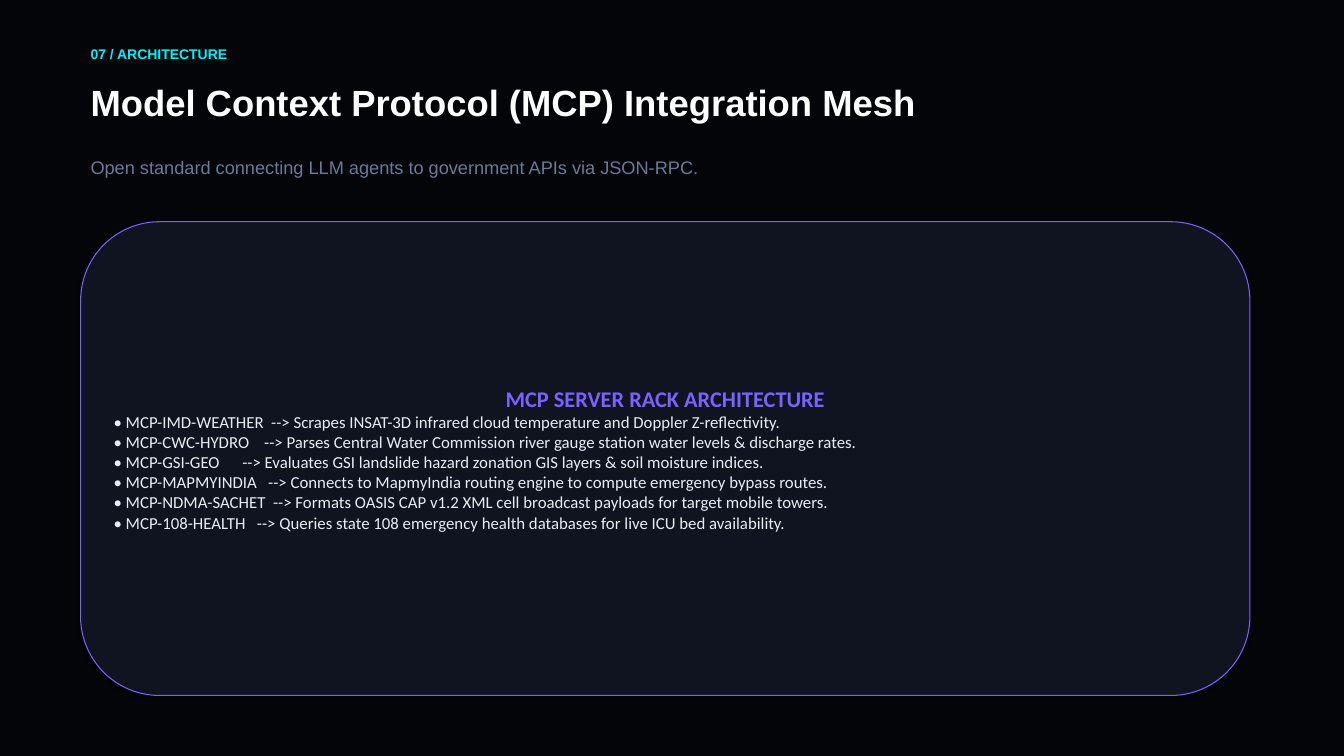
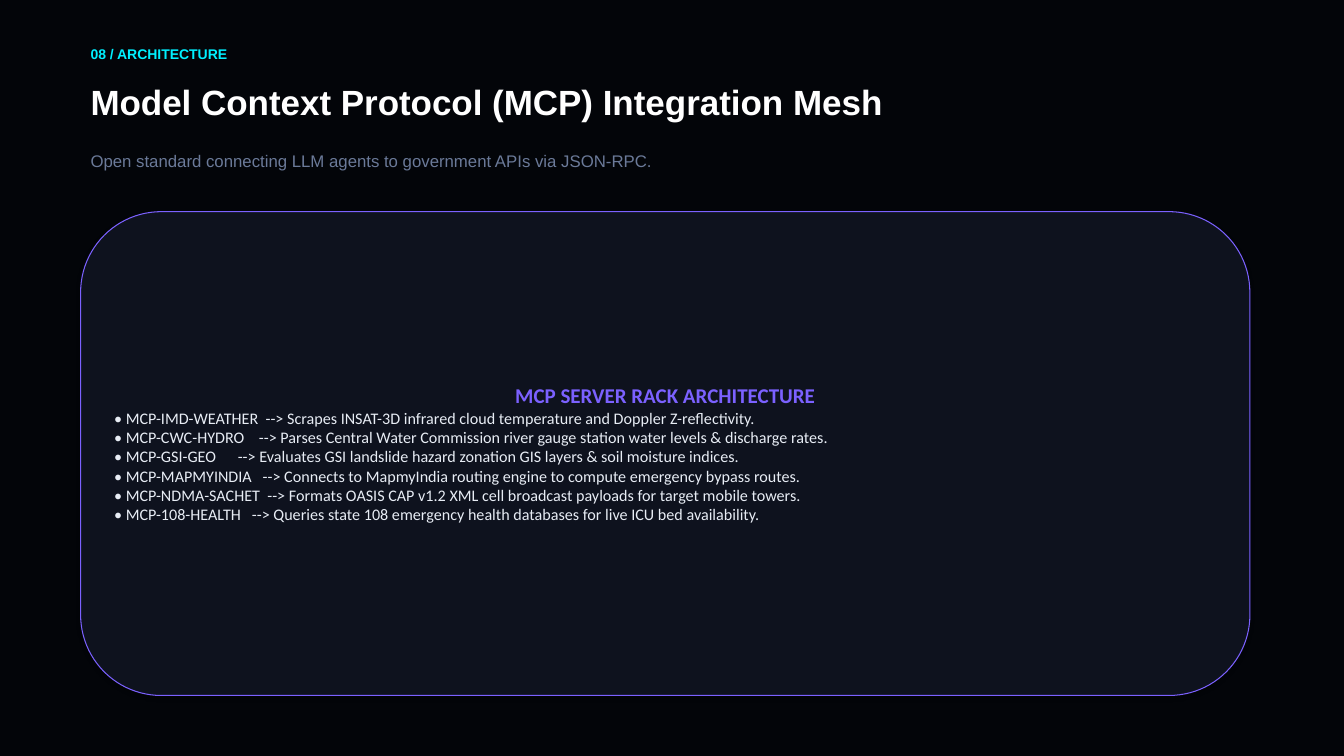
Before and after one commit to aksharsakhi/XNexus-CrisisOS, a slide deck: slide 8 of XNexus_CrisisOS_Presentation.pptx (slide 7 before the commit). Drawn at 1344x756 pixels with LibreOffice and Linux fonts; fonts in the diff are those of the drawing. Boxes give left, top, right and bottom in pixels: in the first picture for what was removed or moved away, otherwise in the second. Text is boxed around its words. In the diff, an @@ line names an element or a change of style, - is before the commit and + after.

Commit message:
Expand PowerPoint deck to Master 15-Slide presentation: added empirical metrics, mathematical formulas, FastMCP server code, LangGraph state engine code, PostGIS spatial queries, NDMA CAP XML, and historical disaster case studies

```diff
--- a/XNexus_CrisisOS_Presentation.pptx
+++ b/XNexus_CrisisOS_Presentation.pptx
@@ text at [91, 49, 227, 59]: text changed @@
-07 / ARCHITECTURE
+08 / ARCHITECTURE
@@ text "Model Context Protocol (MCP) Integration ..." at [91, 89, 882, 122]: size 26 to 25 pt @@
@@ text "Open standard connecting LLM agents ..." at [91, 155, 651, 171]: size 13 to 12 pt @@
@@ rounded rectangle "MCP SERVER RACK ARCHITECTURE": place and size @@
-rounded rectangle "MCP SERVER RACK ARCHITECTURE" at [81, 222, 1250, 696]
+rounded rectangle "MCP SERVER RACK ARCHITECTURE" at [81, 212, 1250, 696]
@@ rounded rectangle "MCP SERVER RACK ARCHITECTURE" at [81, 212, 1250, 696]: size 16 to 15 pt in "MCP SERVER RACK ARCHITECTURE"; size 12 to 11.5 pt; fill #0F1420 to #0E121E @@
```
Also in this commit, not shown: 8 other slides changed, 6 slides added, 3 slides removed, 2 other files.
